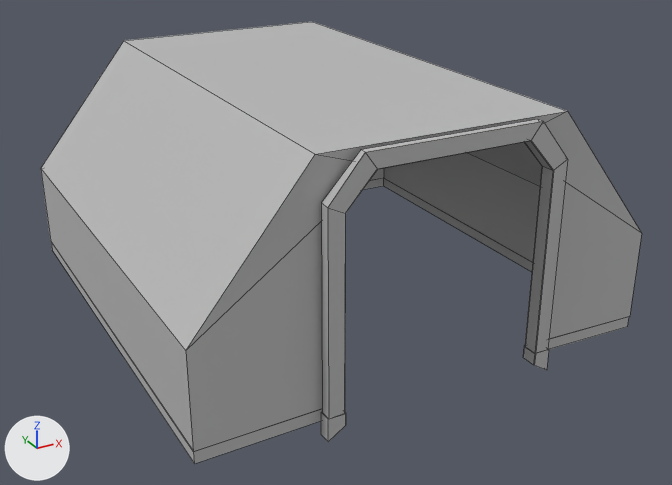
Two versions of the FBX model CymaticExperienceVR/Assets/Models/kids room/kids room.fbx, one commit apart.
Rendered twice from a camera (50 mm lens) standing at (-4.18, -4.63, 4.48) and looking at (0.06, 3.09, 0.62). The lights are fixed; the arrows at lower left show +X, +Y and +Z. Mesh edges are drawn as thin lines. Where no turn or scale is listed for an object, it has been applied to the vertices.

Objects in the first picture: 'kids_room'.
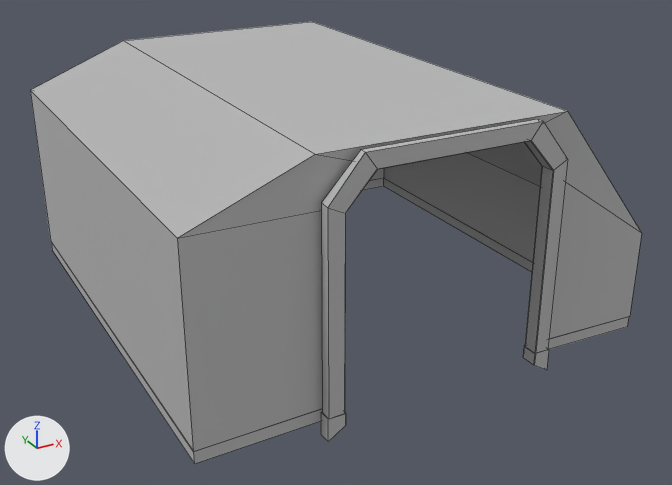
Boxes [x1, y1, x2, y2] around the edits, measured in the pictures (672 x 485 px; the box of a moved part takes in the faces that stretch with it):
```json
{"object": "kids_room", "change": "reshaped", "before": [41, 22, 642, 464], "after": [30, 22, 642, 464]}
{"part": 1, "of": "me_mesh", "change": "moved or reshaped", "before": [41, 41, 384, 452], "after": [30, 41, 384, 452]}
```

Scene script edits in JSON lines:
```json
{"block": "me_mesh", "where": "me_mesh.from_pydata(...)  # 100 vertices, 85 faces; spans x -2.28..2.28, y -0.06..4.7, z -0.16..2.3"}
{"block": "me_mesh", "where": "# used by ob_kids_room; location = (0.0, 1.05, 0.047)"}
{"block": "me_mesh", "change": "me_mesh part 1"}
{"op": "set", "path": "me_mesh.vertices[8].co", "old": "(-2.28, 4.7, 0.96)", "new": "(-2.28, 4.7, 1.86)", "note": "pixel (40, 168) -> pixel (30, 90)"}
{"op": "set", "path": "me_mesh.vertices[12].co", "old": "(-2.28, 0.06, 0.96)", "new": "(-2.28, 0.06, 1.86)", "note": "pixel (185, 350) -> pixel (177, 238)"}
```
